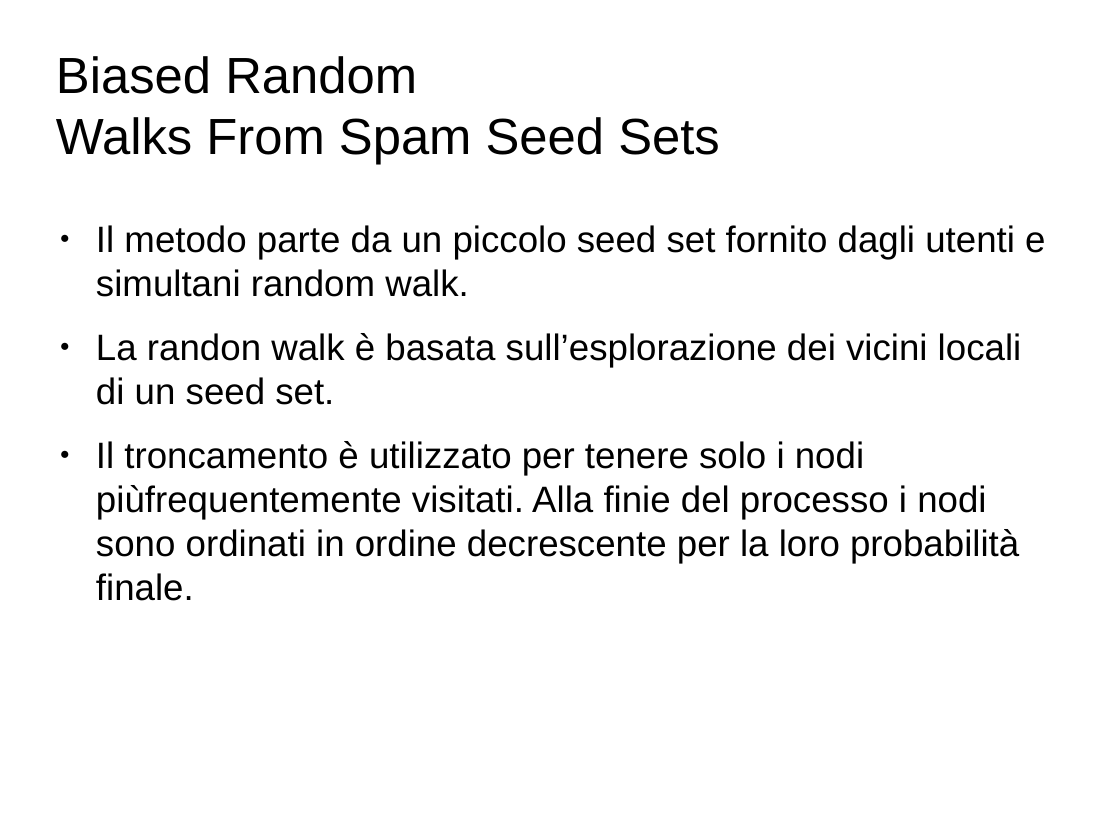
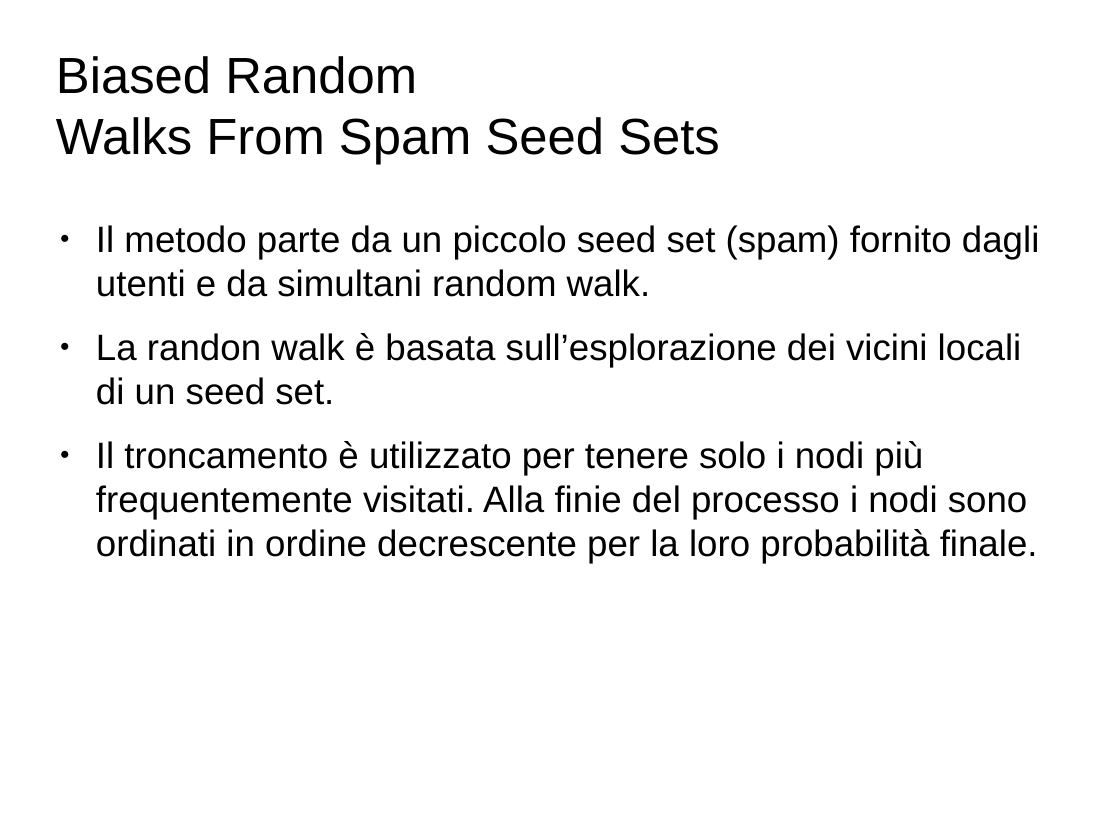
Before and after one commit to Toolanto/presentation, a slide deck: slide 137 of presentazione.odp (slide 133 before the commit). Drawn at 1120x840 pixels with LibreOffice and Linux fonts; fonts in the diff are those of the drawing; background and template pictures are left out. Boxes give left, top, right and bottom in pixels: in the first picture for what was removed or moved away, otherwise in the second. Text is boxed around its words. In the diff, an @@ line names an element or a change of style, - is before the commit and + after.

```diff
--- a/presentazione.odp
+++ b/presentazione.odp
@@ text at [96, 225, 1039, 297]: text changed @@
-● Il metodo parte da un piccolo seed set fornito dagli utenti e simultani random walk.
+● Il metodo parte da un piccolo seed set (spam) fornito dagli utenti e da simultani random walk.
@@ text at [96, 441, 1038, 564]: spaces changed @@
-● Il troncamento è utilizzato per tenere solo i nodi piùfrequentemente visitati. Alla finie del processo i nodi sono ordinati in ordine decrescente per la loro probabilità finale.
+● Il troncamento è utilizzato per tenere solo i nodi più frequentemente visitati. Alla finie del processo i nodi sono ordinati in ordine decrescente per la loro probabilità finale.
```
Also in this commit, not shown: 51 other slides changed, 12 slides added, 4 slides removed, 1 other file.
